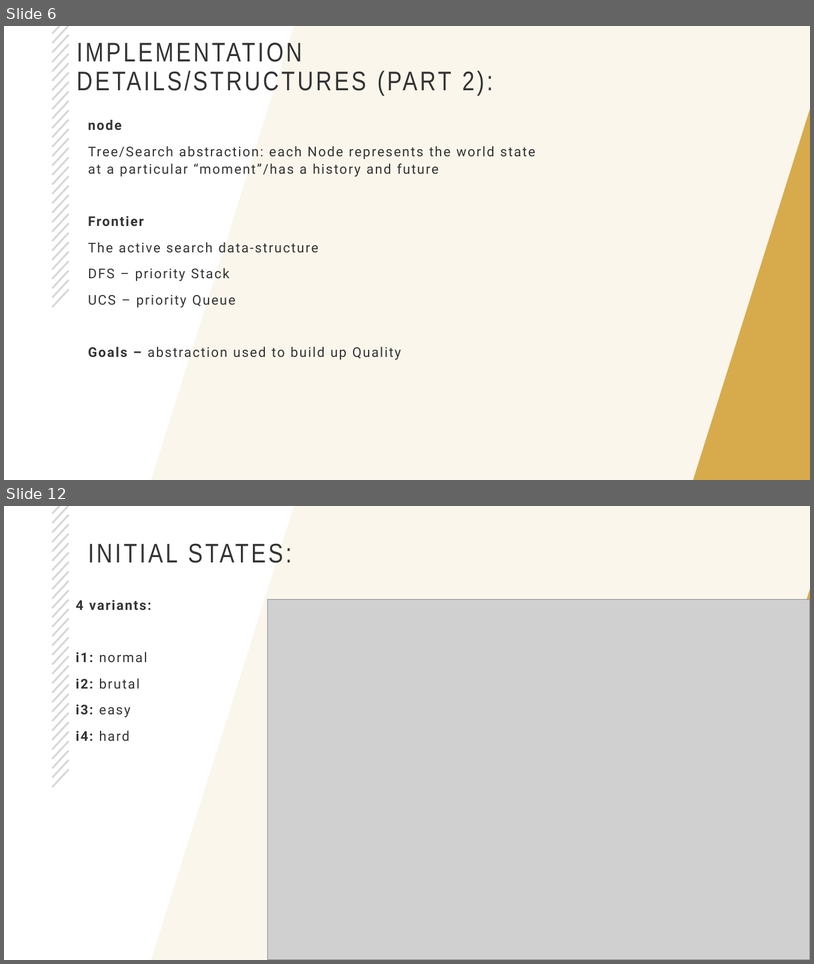
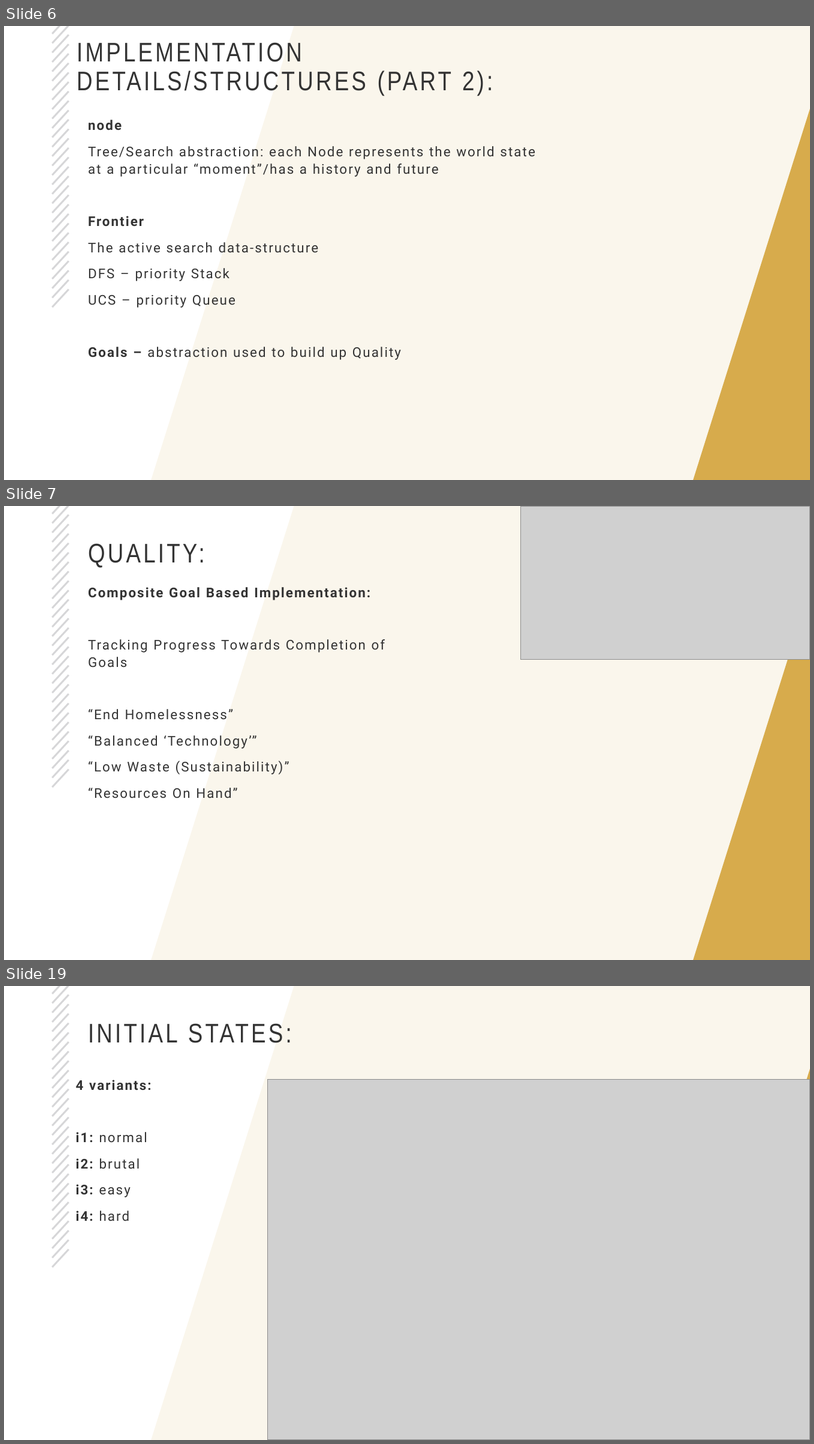
Before and after one commit to rich-java-dev/world-trade-ai-part1, a slide deck: CS5260-part1.pptx. Shown one above the other, each under a label of ours: slides 6 and 12 before the commit, slides 6, 7 and 19 after it; the slides between them are not shown. The pictures are 814x964 and 814x1444 pixels, drawn with LibreOffice and Linux fonts; fonts in the diff are those of the drawing; grey boxes stand for pictures; background and template pictures are left out. Boxes give left, top, right and bottom in pixels: in the first picture for what was removed or moved away, otherwise in the second. Text is boxed around its words. In the diff, an @@ line names an element or a change of style, - is before the commit and + after.

```diff
--- a/CS5260-part1.pptx
+++ b/CS5260-part1.pptx
@@ slide 7 added at [4, 506, 810, 960], background #FFFFFF; not listed: 32 template elements that a slide beside it also shows @@
@@ picture added at [521, 506, 810, 659] @@
@@ title added at [88, 543, 205, 568], 32 pt, text #333333 @@
+QUALITY:
@@ text added at [88, 587, 386, 798], 16 pt, text #333333 @@
+Composite Goal Based Implementation:
+Tracking Progress Towards Completion of Goals
+“End Homelessness”
+“Balanced ‘Technology’”
+“Low Waste (Sustainability)”
+“Resources On Hand”
@@ what was slide 12 is now slide 19 @@
```
Also in this commit, not shown: 3 slides changed, 15 other slides added, 5 slides removed, 15 other files.
